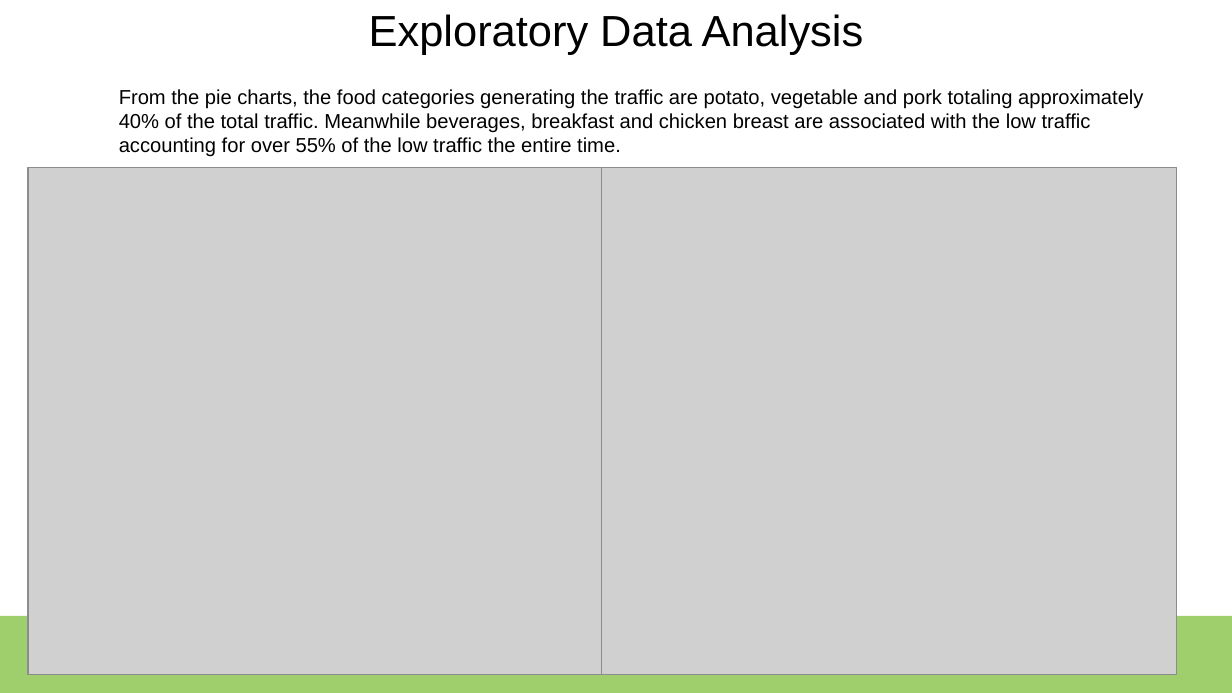
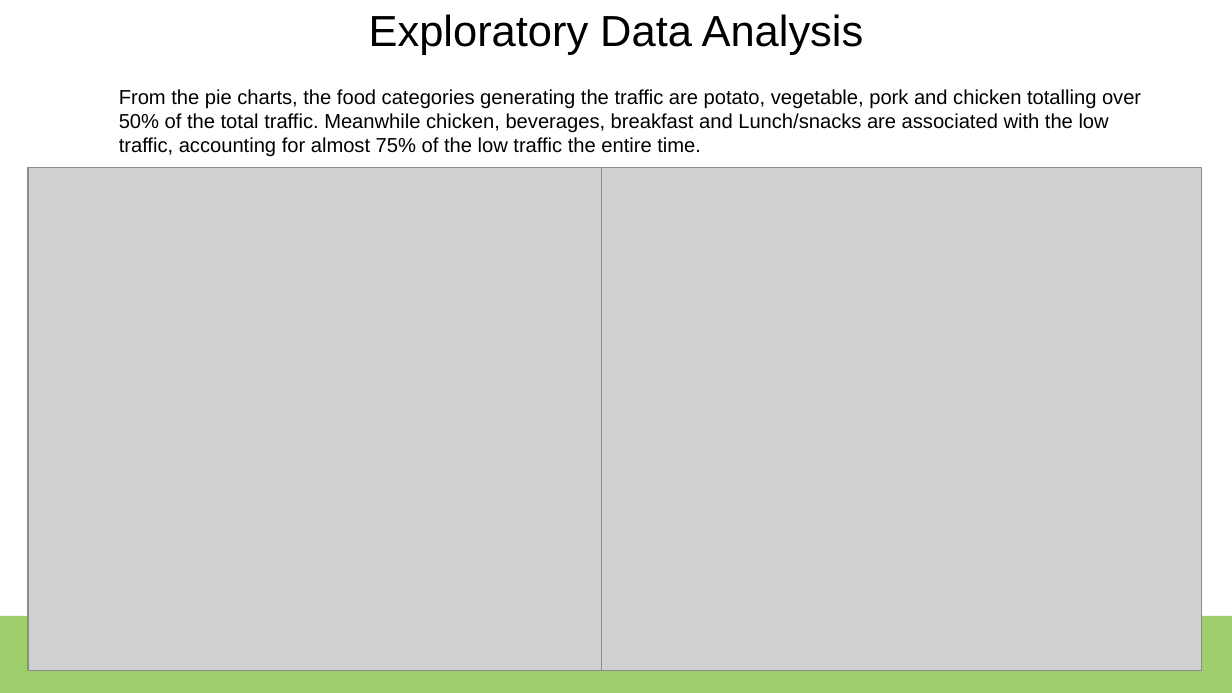
Before and after one commit to MLHermit/Datacamp-Data-Scientist-Professional-Certification, a slide deck: slide 7 of datacamp presentation.odp. Drawn at 1232x693 pixels with LibreOffice and Linux fonts; fonts in the diff are those of the drawing; grey boxes stand for pictures. Boxes give left, top, right and bottom in pixels: in the first picture for what was removed or moved away, otherwise in the second. Text is boxed around its words. In the diff, an @@ line names an element or a change of style, - is before the commit and + after.

```diff
--- a/datacamp presentation.odp
+++ b/datacamp presentation.odp
@@ text at box(119, 89, 1141, 157): text changed @@
-From the pie charts, the food categories generating the traffic are potato, vegetable and pork totaling approximately 40% of the total traffic. Meanwhile beverages, breakfast and chicken breast are associated with the low traffic accounting for over 55% of the low traffic the entire time.
+From the pie charts, the food categories generating the traffic are potato, vegetable, pork and chicken totalling over 50% of the total traffic. Meanwhile chicken, beverages, breakfast and Lunch/snacks are associated with the low traffic, accounting for almost 75% of the low traffic the entire time.
@@ picture: place and size @@
-picture at box(28, 168, 601, 675)
+picture at box(28, 168, 601, 671)
@@ picture: place and size @@
-picture at box(601, 168, 1177, 675)
+picture at box(601, 168, 1202, 671)
```
Also in this commit, not shown: 5 other slides changed, 3 other files.
